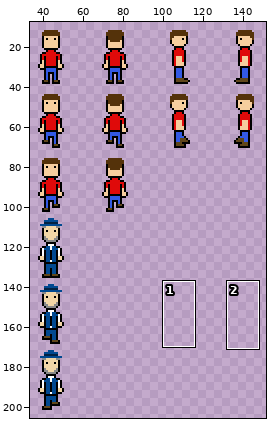
File history of a sprite sheet, res/characterSheet.png. Above, an overview of the earlier version with the close-up marked.
Close-up. Before the edit:
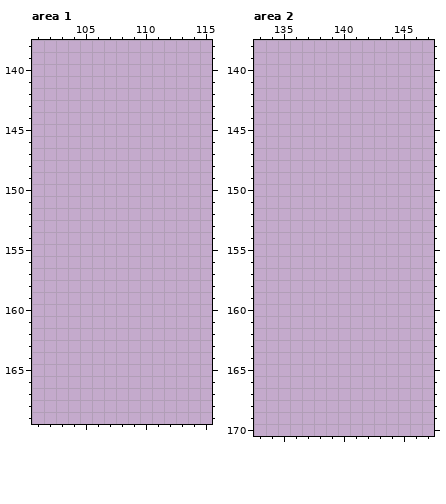
The file is 256x256 pixels. Pixels under 10% opacity are left out. Colours within 5 levels of each other are drawn and written as one. Shown: area 1: x 101..115, y 138..169; area 2: x 133..147, y 138..170. The old version is drawn lined up with the new one. The wide view leaves out empty margins. The commit also changed other parts of the picture, which this record leaves out.
The result:
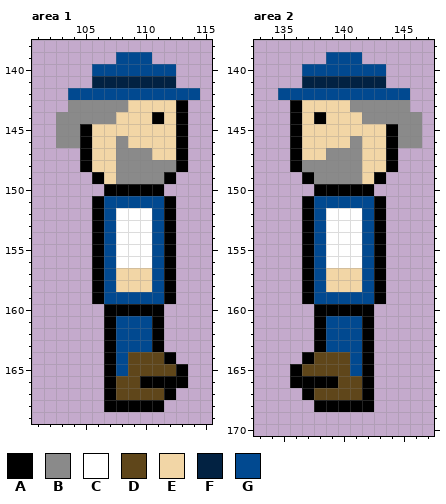
Palette (. is transparent): A #000000  B #8a8a8a  C #ffffff  D #5f461a  E #f2d6a6  F #022242  G #014990
Edits made:
whole drawing moved by +29,+10 (the old picture is shown already moved)
Changed rows in their new state; - is an unchanged pixel.
Area 1:
first column x 103:
139 -----GGG----
140 ---GGGGGGG--
141 ---FFFFFFF--
142 -GGGGGGGGGGG
143 -BBBBBEEEEA-
144 BBBBBEEEAEA-
145 BBAEEEEEEEA-
146 BBAEEBEEEEA-
147 --AEEBBBEEA-
148 --AEEBBBBBA-
149 ---AEBBBBA--
150 ----AAAAA---
151 ---AGGGGGA--
152 ---AGCCCGA--
153 ---AGCCCGA--
154 ---AGCCCGA--
155 ---AGCCCGA--
156 ---AGCCCGA--
157 ---AGEEEGA--
158 ---AGEEEGA--
159 ---AGGGGGA--
160 ----AAAAA---
161 ----AGGGA---
162 ----AGGGA---
163 ----AGGGA---
164 ----AGDDDA--
165 ----AGDDDDA-
166 ----ADDAAAA-
167 ----ADDDDA--
168 ----AAAAA---
Area 2:
first column x 135:
139 ----GGG-----
140 --GGGGGGG---
141 --FFFFFFF---
142 GGGGGGGGGGG-
143 -AEEEEBBBBB-
144 -AEAEEEBBBBB
145 -AEEEEEEEABB
146 -AEEEEBEEABB
147 -AEEBBBEEA--
148 -ABBBBBEEA--
149 --ABBBBEA---
150 ---AAAAA----
151 --AGGGGGA---
152 --AGCCCGA---
153 --AGCCCGA---
154 --AGCCCGA---
155 --AGCCCGA---
156 --AGCCCGA---
157 --AGEEEGA---
158 --AGEEEGA---
159 --AGGGGGA---
160 ---AAAAA----
161 ---AGGGA----
162 ---AGGGA----
163 ---AGGGA----
164 --ADDDGA----
165 -ADDDDGA----
166 -AAAADDA----
167 --ADDDDA----
168 ---AAAAA----
Boxes around the changes in both close-ups, in picture pixels (x1, y1, x2, y2):
added: (56, 52, 200, 412)
added: (278, 52, 422, 412)
